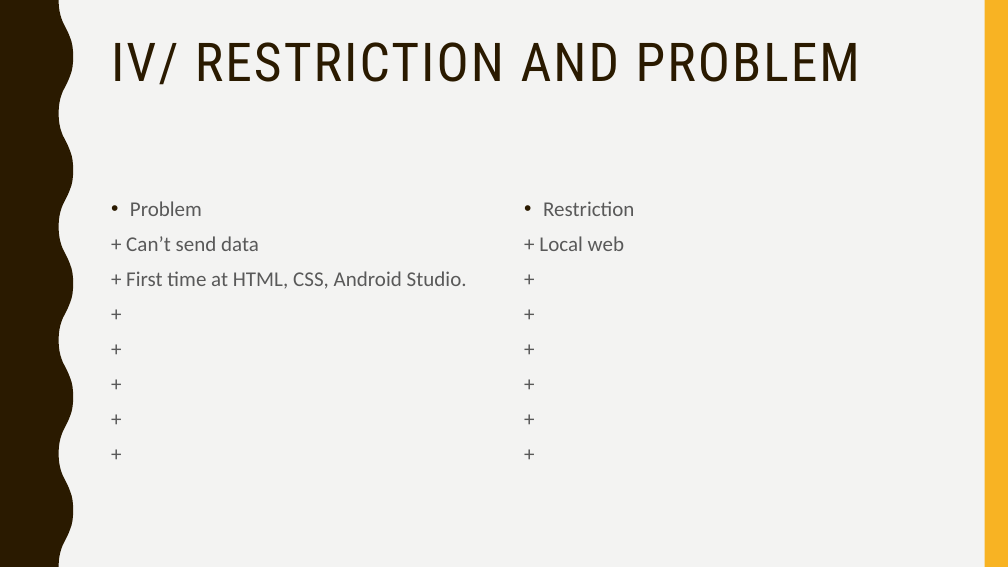
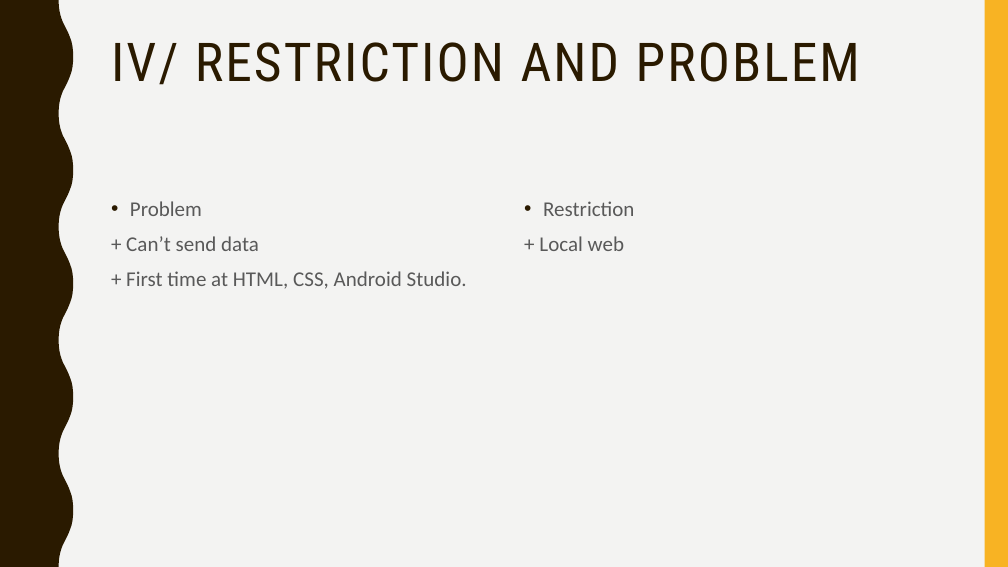
Before and after one commit to GiangHLe/GPS, a slide deck: slide 12 of GPS DETECTER PROJECT.pptx. Drawn at 1008x567 pixels with LibreOffice and Linux fonts; fonts in the diff are those of the drawing. Boxes give left, top, right and bottom in pixels: in the first picture for what was removed or moved away, otherwise in the second. Text is boxed around its words. In the diff, an @@ line names an element or a change of style, - is before the commit and + after.

Commit message:
update

```diff
--- a/GPS DETECTER PROJECT.pptx
+++ b/GPS DETECTER PROJECT.pptx
@@ text at (126,201,467,289): paragraphs removed @@
-+
-+
-+
-+
-+
@@ text at (126,201,467,289): paragraphs removed @@
-+
-+
-+
-+
-+
-+
```
